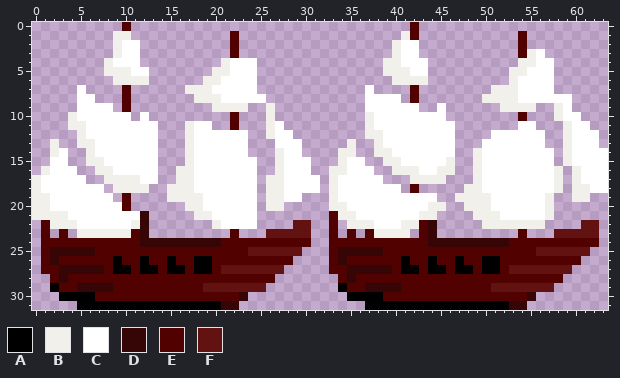
Pixel-art sprite, stored at games/ships/res/ship2.png. Above, as it was before the edit.
The file is 64x32 pixels. Colours within 5 levels of each other are drawn and written as one.
Palette (. is transparent): A #000000  B #f1f0eb  C #ffffff  D #360606  E #520101  F #631212
Pixels before, first column x 0:
 0 ..........E...............................E.....................
 1 .........BB...........E..................BE...........E.........
 2 .........BCC..........E.................BCC...........E.........
 3 .........BCC..........E.................BCC...........EBC.......
 4 ........BCCC.........BCCC..............BBCCC..........BBCC......
 5 ........BBBCC.......BBCCC..............BBBCC.........BBCCC......
 6 .........BBBB......BBCCCC...............BBBB.........BCCCC......
 7 .....C....E......BBBCCCCC............C....E........BBBCCCC......
 8 .....CC...E.......BBBCCCCC...........CCCC.E.......BBBBCCCCCC....
 9 .....CCCC.E.........BBBB..B..........CCCCCC..C......BBBB..BC....
10 ....BCCCCCC.C.........E...B..........BCCCCCCCC........E...BCC...
11 ....BBCCCCCCCC...BCC..E...BC.........BCCCCCCCCC.......CC...BCC..
12 .....BCCCCCCCC...BCCCCCC..BCC........BBCCCCCCCC....CCCCCC..BCCC.
13 ..B..BBCCCCCCC...BCCCCCC...CCC.....B..BCCCCCCCC...CCCCCCC..BCCC.
14 ..BC..BCCCCCCC...BCCCCCC...BCC....BB..BBCCCCCCC..BCCCCCCCC.BCCCC
15 ..CC..BBCCCCCC...BCCCCCCC..BCCC...BCC..BBCCCCCB..BCCCCCCCC.BCCCC
16 .BCCC..BBCCCCC..BBCCCCCCC..BCCC..BBCCC..BBBCCBB..BCCCCCCCCB.BCCC
17 BCCCCC..BBBBCC..BBCCCCCCC.BBCCCC.BCCCCC...BBBB...BCCCCCCCCB.BCCC
18 BCCCCCCC.BBBB..BBBCCCCCCC.BBCCCC.BCCCCCCC.E.....BBCCCCCCCCB.BBCC
19 BBCCCCCCC.E....BBBBCCCCCC.BBCC...BCCCCCCCCCCC..BBBBCCCCCCB..BB..
20 BBCCCCCCCCE......BBCCCCCC.BB.....BBCCCCCCCCCBB..BBBCCCCCCB......
21 BBBBCCCCCCCCD.....BBCCCCC........EBBCCCCCCCBB....BBBCCCCCB......
22 .EBBBCCCCCCBD.......BCCCC....FF..E.BBBCCCBBED.....BBBBBBB....FF.
23 .E.E.BBBBBBED.........E...FFFFF..E.E.EBBBB.ED.........E...FFFFF.
24 .EEEEEEEEEEEDDDDDDDDDEEEEEEEEEE..EEEEEEEEEEEDDDDDDDDDEEEEEEEEEE.
25 .EDDDDDEEEEEEEEEEEEEEEEEFFFFFF...EDDDDDEEEEEEEEEEEEEEEEEFFFFFF..
26 .EDEEEEEEAEEAEEAEEAAEEEEEEEEE....EDEEEEEEAEEAEEAEEAAEEEEEEEEE...
27 .EEDDDDDEAAEAAEAAEAAEFFFFFFF.....EEDDDDDEAAEAAEAAEAAEFFFFFFF....
28 ..EDEEEEEEEEEEEEEEEEEEEEEEE.......EDEEEEEEEEEEEEEEEEEEEEEEE.....
29 ..AEEDDDDEEEEEEEEEEFFFFFFF........AEEDDDDEEEEEEEEEEFFFFFFF......
30 ...AAAAEEEEEEEEEEEEEEEED...........AAAAEEEEEEEEEEEEEEEED........
31 .....AAAAAAAAAAAAAAAADD..............AAAAAAAAAAAAAAAADD.........
The result:
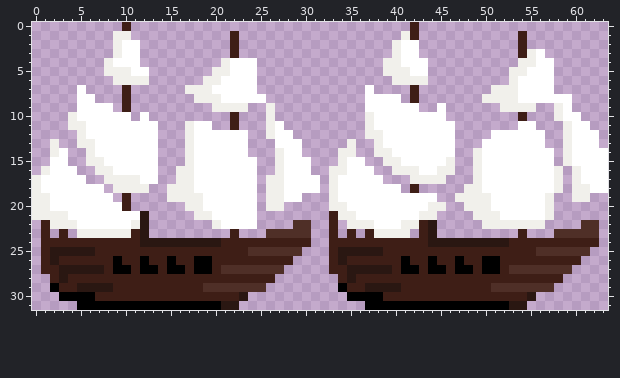
Change:
colour D: #360606 -> #2a1712
colour E: #520101 -> #3e1e16
colour F: #631212 -> #4f2f27
